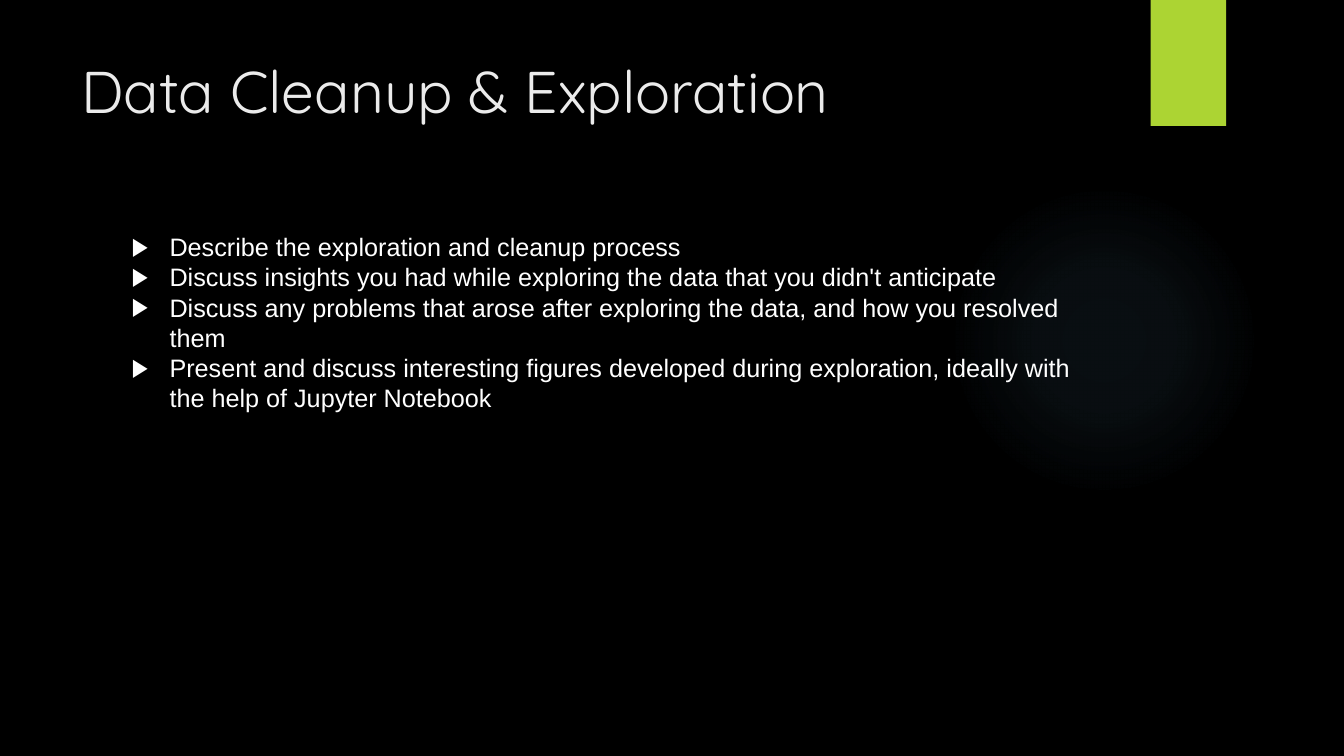
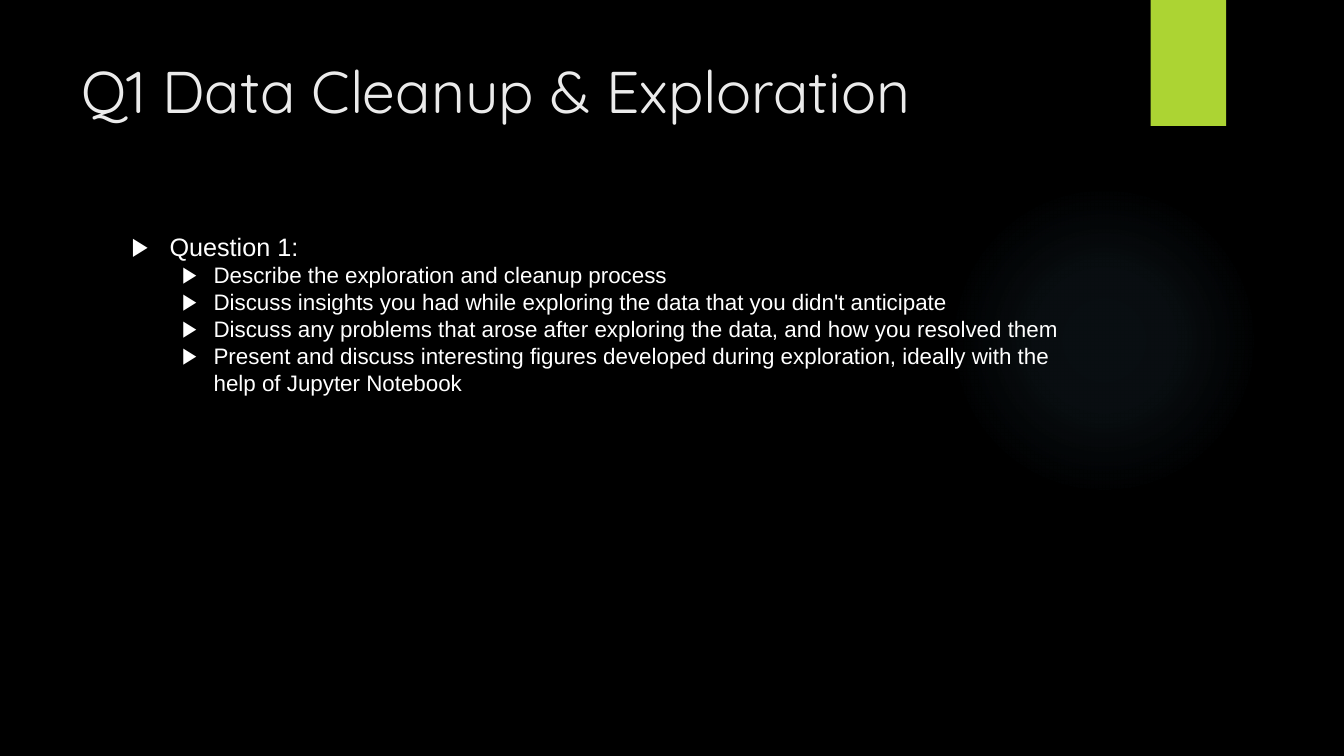
Before and after one commit to DutchDS/Project-1, a slide deck: slide 4 of Presentation.pptx. Drawn at 1344x756 pixels with LibreOffice and Linux fonts; fonts in the diff are those of the drawing; background and template pictures are left out. Boxes give left, top, right and bottom in pixels: in the first picture for what was removed or moved away, otherwise in the second. Text is boxed around its words. In the diff, an @@ line names an element or a change of style, - is before the commit and + after.

```diff
--- a/Presentation.pptx
+++ b/Presentation.pptx
@@ title at (81, 69, 910, 125): text changed @@
-Data Cleanup & Exploration
+Q1 Data Cleanup & Exploration
@@ text at (170, 237, 298, 261): paragraph added @@
+▶ Question 1:
@@ text at (214, 266, 1058, 396): size 18 to 16 pt; list level 1 to 2 in "Describe the exploration and cleanup ..."; list level 1 to 2 in "Discuss insights you had while ..."; list level 1 to 2 in "Discuss any problems that arose ..."; list level 1 to 2 in "Present and discuss interesting figures ..." @@
```
Also in this commit, not shown: 6 slides added, 2 slides removed.
